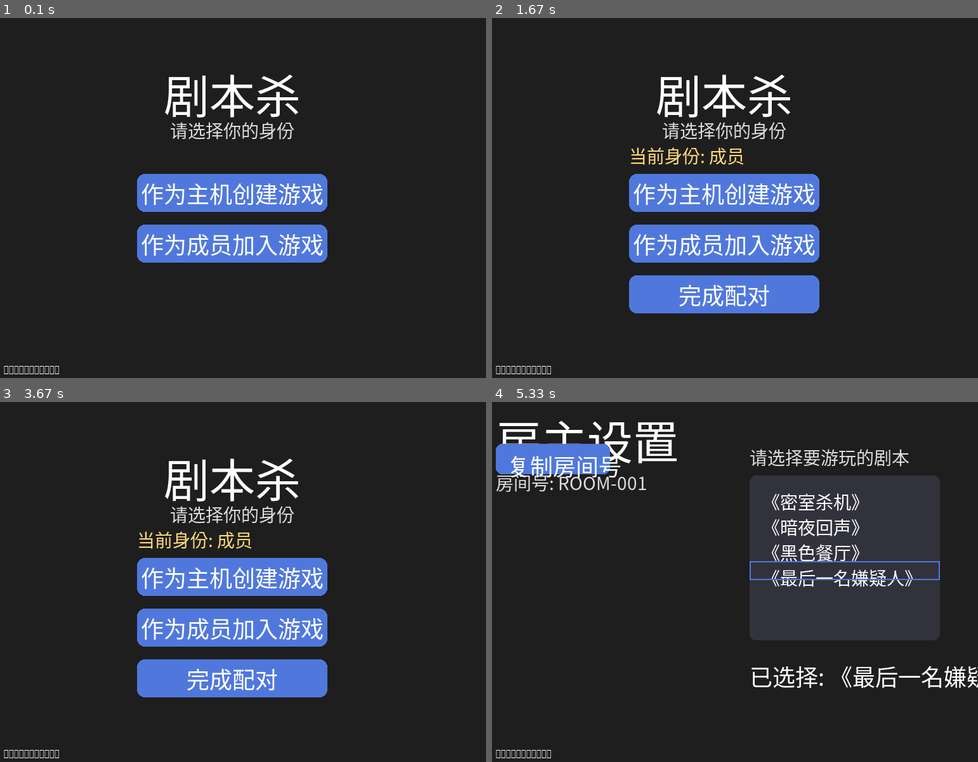
Above: before the commit, frames 1-4 (two rows, left to right).
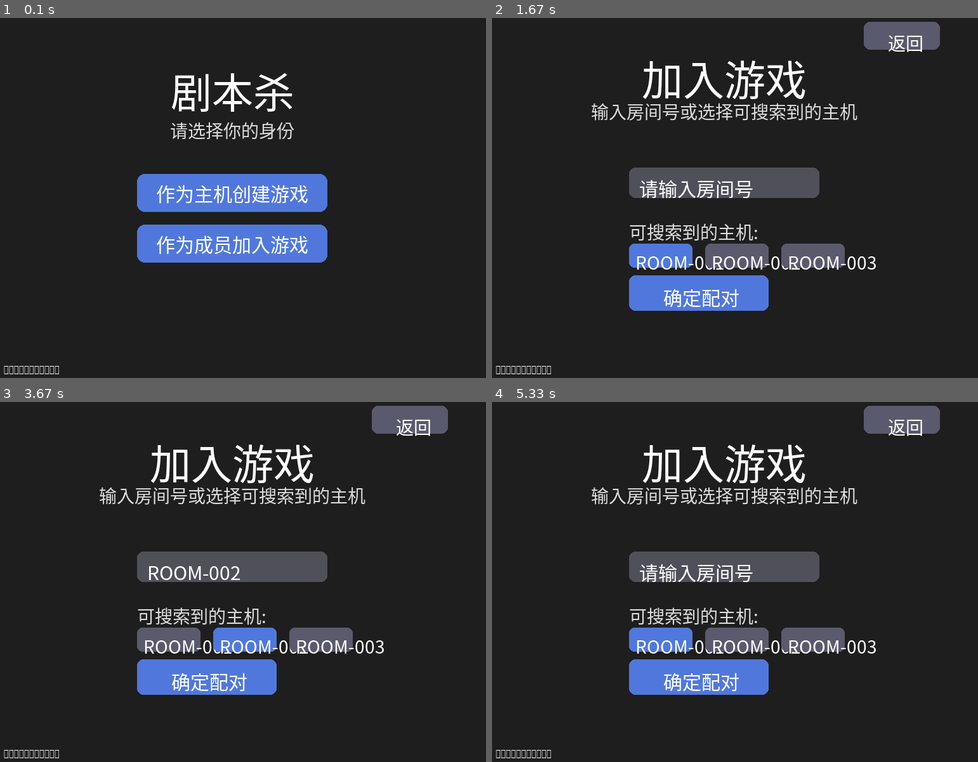
Above: after the commit, the same moments.

Repository: MilkTeaOVO/-MurderMystery-
Game: pygame game, started from pygame_project/run.py
The game is run twice, just before and just after one commit, with the same random seed, the same clock (stepped at 60 frames per second) and the same inputs.
Inputs (mouse positions are in pixels of both pictures, inside the frame that each line leads up to):
- Up to frame 1 (0.1 s): no input
- Up to frame 2 (1.67 s): click "作为成员加入游戏" at 0.38 s; click (900, 36) at 0.72 s, where only the run after the commit has a clickable "返回"; click "作为成员加入游戏" at 1.6 s
- Up to frame 3 (3.67 s): click (306, 452) at 1.93 s; hold Esc 2.22-2.68 s; click (238, 621) at 2.82 s; hold Up 3.1-3.4 s; click (364, 643) at 3.48 s
- Up to frame 4 (5.33 s): hold Backspace 3.77-4.07 s; click (725, 567) at 4.15 s, where only the run after the commit has a clickable "ROOM-00"; click (832, 517) at 4.48 s; click (905, 657) at 4.82 s; click (744, 567) at 5.15 s

The runs differ from the first frame. In frame 1, 3.7% of the frame differs, in the area x 29-67%, y 15-67%; in frame 2, 16%; in frame 3, 16%; in frame 4, 33%, in the area x 0-100%, y 1-82%.

Commit message:
Tcp_connect_test

Diff:
--- a/pygame_project/game/core.py
+++ b/pygame_project/game/core.py
@@ -11,13 +11,22 @@
         self.clock = pygame.time.Clock()
         self.running = True
         self.scene = HomeScene(self)
+        self.scene_stack = []
         self.status_text = '请选择你的角色开始配对'
 
     def set_status(self, text):
         self.status_text = text
 
-    def set_scene(self, scene):
+    def set_scene(self, scene, push_current=True):
+        if push_current and self.scene is not None:
+            self.scene_stack.append(self.scene)
         self.scene = scene
+
+    def go_back(self):
+        if self.scene_stack:
+            self.scene = self.scene_stack.pop()
+        else:
+            self.scene = HomeScene(self)
 
     def handle_events(self):
         for event in pygame.event.get():
--- a/pygame_project/game/home.py
+++ b/pygame_project/game/home.py
@@ -15,14 +15,22 @@
     FONT_SIZE_SMALL,
 )
 from .host_setup import HostSetupScene
+from .join_setup import JoinSetupScene
 
 
 class HomeScene:
     def __init__(self, game):
         self.game = game
-        self.font_title = pygame.font.Font(FONT_NAME, FONT_SIZE_TITLE)
-        self.font_label = pygame.font.Font(FONT_NAME, FONT_SIZE_LABEL)
-        self.font_small = pygame.font.Font(FONT_NAME, FONT_SIZE_SMALL)
+
+        def make_font(size):
+            try:
+                return pygame.font.Font(FONT_NAME, size)
+            except (FileNotFoundError, pygame.error):
+                return pygame.font.Font(None, size)
+
+        self.font_title = make_font(FONT_SIZE_TITLE)
+        self.font_label = make_font(FONT_SIZE_LABEL)
+        self.font_small = make_font(FONT_SIZE_SMALL)
         self.buttons = {}
         self.match_state = {'mode': None, 'room_code': ''}
         self._build_buttons()
@@ -35,10 +43,6 @@
         self.buttons['join'] = {
             'rect': pygame.Rect(250, 340, 300, 60),
             'label': '作为成员加入游戏',
-        }
-        self.buttons['confirm'] = {
-            'rect': pygame.Rect(250, 420, 300, 60),
-            'label': '完成配对',
         }
 
     def get_button(self, key):
@@ -58,10 +62,8 @@
                             self.game.set_scene(HostSetupScene(self.game, room_code='ROOM-001'))
                     elif key == 'join':
                         self.set_mode('join')
-                    elif key == 'confirm':
-                        self.match_state['room_code'] = 'ROOM-001' if self.match_state['mode'] == 'host' else 'ROOM-001'
                         if self.game is not None:
-                            self.game.set_status('配对完成，等待开始')
+                            self.game.set_scene(JoinSetupScene(self.game, room_code=''))
                     break
 
     def update(self, dt):
@@ -76,19 +78,8 @@
         surface.blit(subtitle, (WIDTH // 2 - subtitle.get_width() // 2, 170))
 
         for key, button in self.buttons.items():
-            if key == 'confirm' and not self.match_state['mode']:
-                continue
             rect = button['rect']
             pygame.draw.rect(surface, BUTTON_COLOR, rect, border_radius=12)
             label = self.font_label.render(button['label'], True, BUTTON_TEXT_COLOR)
             label_rect = label.get_rect(center=rect.center)
             surface.blit(label, label_rect)
-
-        if self.match_state['mode']:
-            mode_text = '当前身份: 主机' if self.match_state['mode'] == 'host' else '当前身份: 成员'
-            text = self.font_small.render(mode_text, True, ALT_TEXT_COLOR)
-            surface.blit(text, (250, 210))
-
-            if self.match_state['room_code']:
-                ready_text = self.font_small.render(f'房间号: {self.match_state["room_code"]}', True, SUCCESS_TEXT_COLOR)
-                surface.blit(ready_text, (250, 500))
--- a/pygame_project/game/host_setup.py
+++ b/pygame_project/game/host_setup.py
@@ -1,5 +1,18 @@
 import os
+import sys
+from pathlib import Path
 import pygame
+
+ROOT = Path(__file__).resolve().parents[1]
+if str(ROOT) not in sys.path:
+    sys.path.insert(0, str(ROOT))
+
+SCRIPT_ROOT = ROOT.parent
+if str(SCRIPT_ROOT) not in sys.path:
+    sys.path.insert(0, str(SCRIPT_ROOT))
+
+from scripts.lan_comm import TcpServer, get_local_ip
+
 try:
     import pyperclip
 except ImportError:  # pragma: no cover - fallback for environments without pyperclip
@@ -38,8 +51,12 @@
         self.font_label = make_font(FONT_SIZE_LABEL)
         self.font_small = make_font(FONT_SIZE_SMALL)
         self.copy_button = pygame.Rect(40, 80, 180, 48)
+        self.back_button = pygame.Rect(WIDTH - 180, 20, 120, 44)
         self.scripts = self._load_scripts()
+        self.joined_clients = ['玩家A', '玩家B', '玩家C']
         self.selected_index = 0
+        self.tcp_server = TcpServer(host='0.0.0.0', port=5000 + len(self.room_code) % 1000)
+        self._setup_network()
 
     def _load_scripts(self):
         path = os.path.join(os.path.dirname(__file__), '..', 'scripts.txt')
@@ -47,6 +64,26 @@
             with open(path, 'r', encoding='utf-8') as fh:
                 return [line.strip() for line in fh if line.strip()]
         return ['《密室杀机》']
+
+    def _setup_network(self):
+        def on_connect(sock, addr):
+            self.joined_clients.append(addr[0])
+            if self.game is not None:
+                self.game.set_status(f'客户端已加入: {addr[0]}')
+
+        def on_message(sock, data):
+            message = data.decode('utf-8', errors='ignore')
+            if self.game is not None:
+                self.game.set_status(f'收到消息: {message}')
+
+        self.tcp_server.on_client_connect = on_connect
+        self.tcp_server.on_message = on_message
+        self.tcp_server.start()
+        if self.game is not None:
+            self.game.set_status(f'房主服务已启动: {get_local_ip()}:{self.tcp_server.port}')
+
+    def stop_network(self):
+        self.tcp_server.stop()
 
     def get_selected_script(self):
         if not self.scripts:
@@ -63,7 +100,10 @@
 
     def handle_event(self, event):
         if event.type == pygame.MOUSEBUTTONDOWN and event.button == 1:
-            if self.copy_button.collidepoint(event.pos):
+            if self.back_button.collidepoint(event.pos):
+                if self.game is not None:
+                    self.game.go_back()
+            elif self.copy_button.collidepoint(event.pos):
                 try:
                     if pyperclip is not None:
                         pyperclip.copy(self.room_code)
@@ -75,7 +115,10 @@
             elif event.pos[0] > WIDTH // 2:
                 self.select_next()
         elif event.type == pygame.KEYDOWN:
-            if event.key == pygame.K_UP:
+            if event.key == pygame.K_ESCAPE:
+                if self.game is not None:
+                    self.game.go_back()
+            elif event.key == pygame.K_UP:
                 self.select_previous()
             elif event.key == pygame.K_DOWN:
                 self.select_next()
@@ -95,17 +138,30 @@
         copy_label = self.font_label.render('复制房间号', True, BUTTON_TEXT_COLOR)
         surface.blit(copy_label, (self.copy_button.x + 18, self.copy_button.y + 8))
 
-        left_text = self.font_small.render('请选择要游玩的剧本', True, SUBTITLE_COLOR)
-        surface.blit(left_text, (440, 80))
+        pygame.draw.rect(surface, (90, 90, 110), self.back_button, border_radius=10)
+        back_label = self.font_small.render('返回', True, BUTTON_TEXT_COLOR)
+        surface.blit(back_label, (self.back_button.x + 38, self.back_button.y + 12))
 
-        list_rect = pygame.Rect(440, 130, 300, 260)
+        left_panel_rect = pygame.Rect(40, 180, 260, 320)
+        pygame.draw.rect(surface, (50, 50, 60), left_panel_rect, border_radius=10)
+        joined_title = self.font_small.render('已加入客户端', True, SUBTITLE_COLOR)
+        surface.blit(joined_title, (60, 200))
+        for index, client_name in enumerate(self.joined_clients):
+            y = 230 + index * 36
+            text = self.font_small.render(f'• {client_name}', True, TEXT_COLOR)
+            surface.blit(text, (60, y))
+
+        right_text = self.font_small.render('请选择要游玩的剧本', True, SUBTITLE_COLOR)
+        surface.blit(right_text, (340, 80))
+
+        list_rect = pygame.Rect(340, 130, 300, 260)
         pygame.draw.rect(surface, (50, 50, 60), list_rect, border_radius=10)
         for index, script in enumerate(self.scripts):
             y = 150 + index * 40
             text = self.font_small.render(script, True, TEXT_COLOR)
-            surface.blit(text, (460, y))
+            surface.blit(text, (360, y))
             if index == self.selected_index:
-                pygame.draw.rect(surface, BUTTON_COLOR, pygame.Rect(440, y - 5, 300, 30), 2)
+                pygame.draw.rect(surface, BUTTON_COLOR, pygame.Rect(340, y - 5, 300, 30), 2)
 
         selected_text = self.font_label.render(f'已选择: {self.get_selected_script()}', True, TEXT_COLOR)
-        surface.blit(selected_text, (440, 420))
+        surface.blit(selected_text, (340, 420))
--- /dev/null
+++ b/pygame_project/game/join_setup.py
@@ -0,0 +1,132 @@
+import sys
+from pathlib import Path
+import pygame
+
+ROOT = Path(__file__).resolve().parents[1]
+if str(ROOT) not in sys.path:
+    sys.path.insert(0, str(ROOT))
+
+SCRIPT_ROOT = ROOT.parent
+if str(SCRIPT_ROOT) not in sys.path:
+    sys.path.insert(0, str(SCRIPT_ROOT))
+
+from scripts.lan_comm import TcpClient
+from .settings import (
+    WIDTH,
+    HEIGHT,
+    BG_COLOR,
+    TEXT_COLOR,
+    SUBTITLE_COLOR,
+    BUTTON_COLOR,
+    BUTTON_TEXT_COLOR,
+    FONT_NAME,
+    FONT_SIZE_TITLE,
+    FONT_SIZE_LABEL,
+    FONT_SIZE_SMALL,
+)
+
+
+class JoinSetupScene:
+    def __init__(self, game, room_code=''):
+        self.game = game
+        self.room_code = room_code
+        self.input_text = room_code
+        self.hosts = ['ROOM-001', 'ROOM-002', 'ROOM-003']
+        self.selected_host = 0
+        try:
+            pygame.font.init()
+        except pygame.error:
+            pass
+        self.font_title = self._make_font(FONT_SIZE_TITLE)
+        self.font_label = self._make_font(FONT_SIZE_LABEL)
+        self.font_small = self._make_font(FONT_SIZE_SMALL)
+        self.back_button = pygame.Rect(WIDTH - 180, 20, 120, 44)
+        self.confirm_button = pygame.Rect(250, 420, 220, 56)
+        self.input_rect = pygame.Rect(250, 250, 300, 48)
+        self.tcp_client = None
+
+    def _make_font(self, size):
+        try:
+            return pygame.font.Font(FONT_NAME, size)
+        except (FileNotFoundError, pygame.error):
+            return pygame.font.Font(None, size)
+
+    def handle_event(self, event):
+        if event.type == pygame.MOUSEBUTTONDOWN and event.button == 1:
+            if self.back_button.collidepoint(event.pos):
+                if self.game is not None:
+                    self.game.go_back()
+            elif self.confirm_button.collidepoint(event.pos):
+                self.room_code = self.input_text or self.hosts[self.selected_host]
+                self._connect_to_host()
+            elif self.input_rect.collidepoint(event.pos):
+                self.input_text = ''
+            else:
+                self.selected_host = (self.selected_host + 1) % len(self.hosts)
+                self.input_text = self.hosts[self.selected_host]
+        elif event.type == pygame.KEYDOWN:
+            if event.key == pygame.K_ESCAPE:
+                if self.game is not None:
+                    self.game.go_back()
+            elif event.key == pygame.K_BACKSPACE:
+                self.input_text = self.input_text[:-1]
+            elif event.key == pygame.K_RETURN:
+                self.room_code = self.input_text or self.hosts[self.selected_host]
+                self._connect_to_host()
+            elif event.unicode and event.unicode.isalnum():
+                self.input_text += event.unicode.upper()
+
+    def _connect_to_host(self):
+        host = self.room_code.replace('ROOM-', '') if self.room_code.startswith('ROOM-') else self.room_code
+        if not host:
+            host = '127.0.0.1'
+        self.tcp_client = TcpClient(server_host='127.0.0.1', server_port=5000 + int(host[-3:]) % 1000 if host[-3:].isdigit() else 5000)
+
+        def on_connected():
+            if self.game is not None:
+                self.game.set_status('配对成功，等待开始')
+                self.game.set_scene(HostSetupScene(self.game, room_code=self.room_code))
+
+        def on_message(data):
+            if self.game is not None:
+                self.game.set_status(data.decode('utf-8', errors='ignore'))
+
+        self.tcp_client.on_connected = on_connected
+        self.tcp_client.on_message = on_message
+        if self.tcp_client.connect(timeout=1.0):
+            self.tcp_client.send(self.room_code.encode('utf-8'))
+        else:
+            if self.game is not None:
+                self.game.set_status('连接失败，请确认主机已开启')
+
+    def update(self, dt):
+        pass
+
+    def draw(self, surface):
+        surface.fill(BG_COLOR)
+        title = self.font_title.render('加入游戏', True, TEXT_COLOR)
+        surface.blit(title, (WIDTH // 2 - title.get_width() // 2, 60))
+
+        subtitle = self.font_small.render('输入房间号或选择可搜索到的主机', True, SUBTITLE_COLOR)
+        surface.blit(subtitle, (WIDTH // 2 - subtitle.get_width() // 2, 140))
+
+        pygame.draw.rect(surface, (80, 80, 90), self.input_rect, border_radius=10)
+        input_label = self.font_label.render(self.input_text or '请输入房间号', True, TEXT_COLOR)
+        surface.blit(input_label, (self.input_rect.x + 16, self.input_rect.y + 10))
+
+        host_label = self.font_small.render('可搜索到的主机:', True, SUBTITLE_COLOR)
+        surface.blit(host_label, (250, 330))
+        for index, host in enumerate(self.hosts):
+            rect = pygame.Rect(250 + index * 120, 370, 100, 38)
+            color = BUTTON_COLOR if index == self.selected_host else (90, 90, 110)
+            pygame.draw.rect(surface, color, rect, border_radius=8)
+            text = self.font_small.render(host, True, BUTTON_TEXT_COLOR)
+            surface.blit(text, (rect.x + 10, rect.y + 8))
+
+        pygame.draw.rect(surface, BUTTON_COLOR, self.confirm_button, border_radius=10)
+        confirm_label = self.font_label.render('确定配对', True, BUTTON_TEXT_COLOR)
+        surface.blit(confirm_label, (self.confirm_button.x + 54, self.confirm_button.y + 12))
+
+        pygame.draw.rect(surface, (90, 90, 110), self.back_button, border_radius=10)
+        back_label = self.font_small.render('返回', True, BUTTON_TEXT_COLOR)
+        surface.blit(back_label, (self.back_button.x + 38, self.back_button.y + 12))
--- a/pygame_project/game/settings.py
+++ b/pygame_project/game/settings.py
@@ -10,6 +10,6 @@
 BUTTON_COLOR = (80, 120, 220)
 BUTTON_TEXT_COLOR = (255, 255, 255)
 FONT_NAME = "SIMYOU.TTF"
-FONT_SIZE_TITLE = 72
-FONT_SIZE_LABEL = 36
+FONT_SIZE_TITLE = 65
+FONT_SIZE_LABEL = 30
 FONT_SIZE_SMALL = 28
--- a/pygame_project/tests/test_host_setup.py
+++ b/pygame_project/tests/test_host_setup.py
@@ -8,7 +8,10 @@
 ROOT = Path(__file__).resolve().parents[1]
 sys.path.insert(0, str(ROOT))
 
+from game.core import Game
 from game.host_setup import HostSetupScene
+from game.join_setup import JoinSetupScene
+from scripts.lan_comm import TcpServer
 
 
 class HostSetupSceneTests(unittest.TestCase):
@@ -26,6 +29,29 @@
         scene = HostSetupScene(None, room_code='ROOM-001')
         scene.update(0.016)
 
+    def test_go_back_returns_to_previous_scene(self):
+        game = Game()
+        self.addCleanup(game.quit)
+        home_scene = game.scene
+        game.set_scene(HostSetupScene(game, room_code='ROOM-001'))
+        game.go_back()
+        self.assertIs(game.scene, home_scene)
+
+    def test_joined_clients_list_exists(self):
+        scene = HostSetupScene(None, room_code='ROOM-001')
+        self.assertIsInstance(scene.joined_clients, list)
+        self.assertGreaterEqual(len(scene.joined_clients), 1)
+
+    def test_join_setup_scene_initializes(self):
+        scene = JoinSetupScene(None, room_code='ROOM-001')
+        self.assertEqual(scene.input_text, 'ROOM-001')
+
+    def test_host_scene_starts_tcp_server(self):
+        scene = HostSetupScene(None, room_code='ROOM-001')
+        self.addCleanup(scene.stop_network)
+        self.assertIsNotNone(scene.tcp_server)
+        self.assertIsInstance(scene.tcp_server, TcpServer)
+
 
 if __name__ == '__main__':
     unittest.main()
